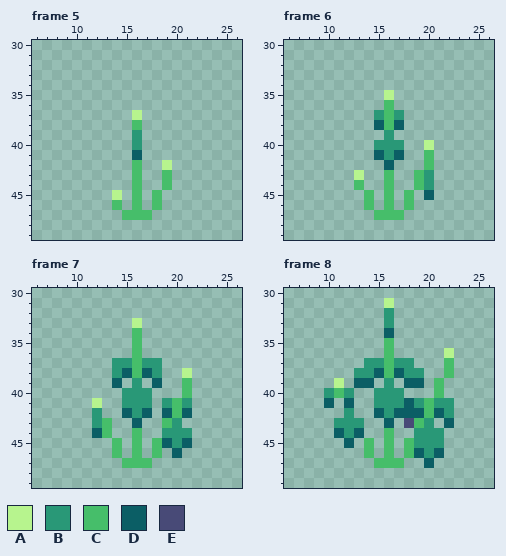
Two states of a pixel-art file, assets/Flowers/Zinnia/zinnia_grow.ase. The first picture shows the starting point.
32x64 pixels, 15 frames. Shown: frame 5: x 6..26, y 30..49; frame 6: x 6..26, y 30..49; frame 7: x 6..26, y 30..49; frame 8: x 6..26, y 30..49. The commit also changed other frames, which this record leaves out.
Visible layers, top first: "1", "2", "3".
Palette (. is transparent): A #b7f48e  B #299877  C #46be6a  D #0b5e65  E #484a77
Pixels before, frame 5, first column x 14:
37 ..A...
38 ..C...
39 ..B...
40 ..B...
41 ..D...
42 ..C..A
43 ..C..C
44 ..C..C
45 A.C.C.
46 C.C.C.
47 .CCC..
Pixels before, frame 6, first column x 13:
35 ...A....
36 ...C....
37 ..BCB...
38 ..DCD...
39 ...B....
40 ..BBB..A
41 ..DBD..C
42 ...D...C
43 A..C..CB
44 C..C..CB
45 .C.C.C.D
46 .C.C.C..
47 ..CCC...
Pixels before, frame 7, first column x 12:
33 ....A.....
34 ....C.....
35 ....C.....
36 ....C.....
37 ..BBCBB...
38 ..BDCDB..A
39 ..D.B.D..C
40 ...BBB...C
41 A..BBB.BCB
42 B..DBD.DCD
43 BC..D..CB.
44 DC..C..BBB
45 ..C.C.CDBD
46 ..C.C.C.D.
47 ...CCC....
Pixels before, frame 8, first column x 10:
31 ......A......
32 ......B......
33 ......B......
34 ......D......
35 ......C......
36 ......C.....A
37 ....BBCBB...C
38 ...BBDCDBB..C
39 .A.DD.B.DD.C.
40 BCB..BBB...C.
41 D.D..BBBDBCBB
42 ..B..DBDDDCDB
43 .BBB..D.ECB.D
44 .DBD..C..BBB.
45 ..D.C.C.CBBB.
46 ....C.C.CDBD.
47 .....CCC..D..
New version:
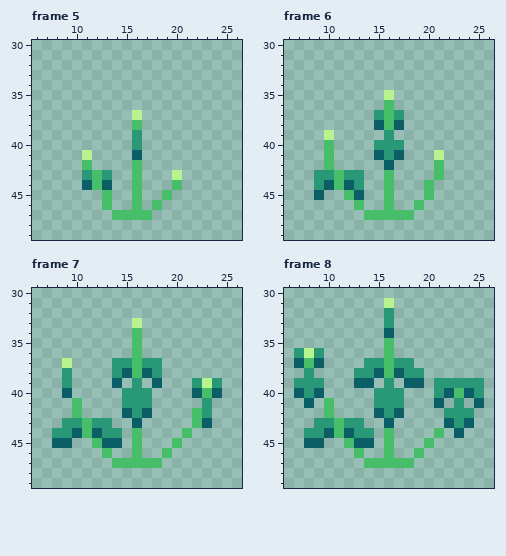
Edits made:
Frame 5, layers "2", "3":
y 41: x 11 . -> A
y 42: x 11 . -> C; x 19 A -> .
y 43: x 11..13 ... -> BCB; x 19..20 C. -> .A
y 44: x 11..13 ... -> DCD; x 19..20 C. -> .C
y 45: x 13..14 .A -> C.; x 18..19 C. -> .C
y 46: x 13..14 .C -> C.
y 47: x 14 . -> C
Frame 6, layers "2", "3":
y 39: x 10 . -> A
y 40: x 10 . -> C; x 20 A -> .
y 41: x 10 . -> C; x 20..21 C. -> .A
y 42: x 10 . -> C; x 20..21 C. -> .C
y 43: x 9..13 ....A -> BBCBB; x 19..21 CB. -> ..C
y 44: x 9..13 ....C -> BDCDB; x 19..20 CB -> .C
y 45: x 9 . -> D; x 12..14 ..C -> CD.; x 18 C -> .; x 20 D -> C
y 46: x 13..14 .C -> C.; x 18..19 C. -> .C
y 47: x 14 . -> C; x 18 . -> C
Frame 7, layers "2", "3":
y 37: x 9 . -> A
y 38: x 9 . -> B; x 21 A -> .
y 39: x 9 . -> B; x 21..24 C... -> .BAB
y 40: x 9 . -> D; x 21..24 C... -> .DCD
y 41: x 10 . -> C; x 12 A -> .; x 19..21 BCB -> ...; x 23 . -> B
y 42: x 10 . -> C; x 12 B -> .; x 19..23 DCD.. -> ...CB
y 43: x 9..11 ... -> BBC; x 13 C -> B; x 19..20 CB -> ..; x 22..23 .. -> CD
y 44: x 8..11 .... -> BBDC; x 13..14 C. -> BB; x 19..21 BBB -> ..C
y 45: x 8..9 .. -> DD; x 12..14 ..C -> CDD; x 18..21 CDBD -> ..C.
y 46: x 13..14 .C -> C.; x 18..20 C.D -> .C.
y 47: x 14 . -> C; x 18 . -> C
Frame 8, layers "2", "3":
y 36: x 7..9 ... -> BAB; x 22 A -> .
y 37: x 7..9 ... -> DCD; x 22 C -> .
y 38: x 8 . -> B; x 22 C -> .
y 39: x 7..9 ... -> BBB; x 11 A -> .; x 21..25 C.... -> BBBBB
y 40: x 7..12 ...BCB -> DBD...; x 21..25 C.... -> BDCDB
y 41: x 8 . -> D; x 10 D -> C; x 12 D -> .; x 18..23 DBCBB. -> ...D.B; x 25 . -> D
y 42: x 10 . -> C; x 12 B -> .; x 18..21 DDCD -> ....; x 23..24 .. -> BB
y 43: x 9..11 ..B -> BBC; x 18..20 ECB -> ...; x 23..24 .. -> BD
y 44: x 8..14 ...DBD. -> BBDCDBB; x 19..21 BBB -> ..C; x 23 . -> D
y 45: x 8..9 .. -> DD; x 12..14 D.C -> CDD; x 18..21 CBBB -> ..C.
y 46: x 13..14 .C -> C.; x 18..21 CDBD -> .C..
y 47: x 14 . -> C; x 18 . -> C; x 20 D -> .
Pixel boxes of the changes (left, top, right, bottom) in both pictures:
changed: (82, 150, 122, 220)
changed: (152, 160, 182, 200)
changed: (314, 130, 374, 220)
changed: (404, 140, 444, 220)
changed: (52, 358, 122, 468)
changed: (152, 368, 222, 468)
changed: (294, 348, 374, 468)
changed: (404, 348, 484, 468)
